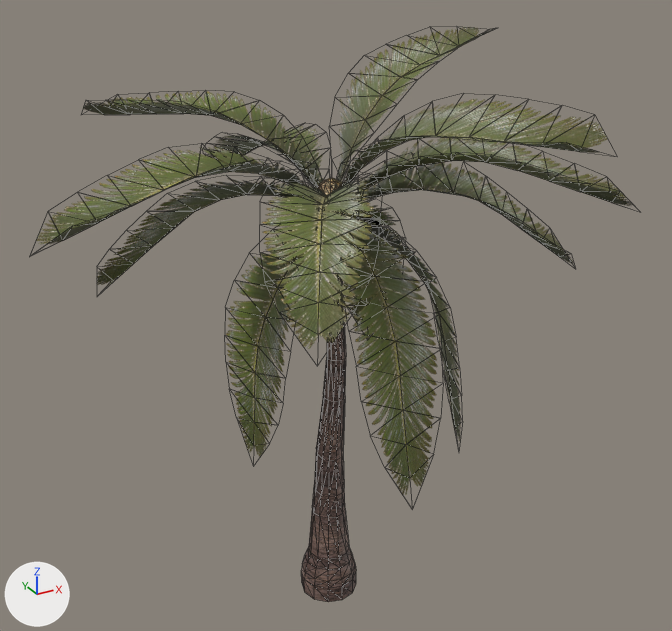
The FBX model Projects/Terra Firma/Assets/Gameplay/PalmTree/PalmTree.fbx as it was, and as the next commit left it.
The view is the same before and after, from a camera (50 mm lens) standing at (-2.2, -4.08, 3.82) and looking at (0.06, 0.03, 1.77). Lighting does not change. The marker at lower left points along +X, +Y and +Z. Mesh edges are drawn as thin lines. Where no turn or scale is listed for an object, it has been applied to the vertices. Vertices at the same position are counted once.

Objects in the first picture: 'pasted__pCylinder2'.
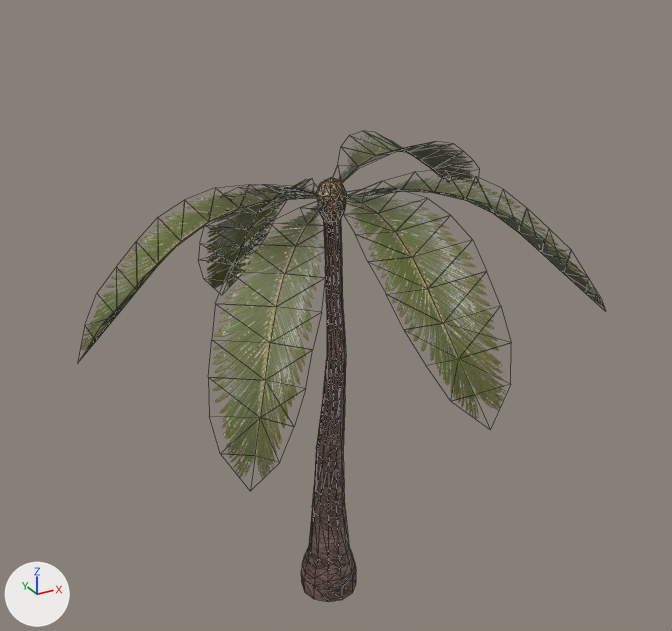
Commit message: TF: fixed transparency of palm tree leaves.

The edits, one by one:
Material 'pasted__lambert4.005' (mat_pasted__lambert4_005) is new.
Its texture is img_palm_tree_albedo_tga (with its transparency).
Its roughness is 0.553.
Material 'pasted__lambert4.006' (mat_pasted__lambert4_006) is new.
Its texture is img_palm_tree_albedo_tga (with its transparency).
Its roughness is 0.553.
Material 'pasted__lambert4.003' (mat_pasted__lambert4_003) is new.
Its texture is img_palm_tree_albedo_tga (with its transparency).
Its roughness is 0.553.
Material 'pasted__lambert4.004' (mat_pasted__lambert4_004) is new.
Its texture is img_palm_tree_albedo_tga (with its transparency).
Its roughness is 0.553.
Material 'pasted__lambert4.007' (mat_pasted__lambert4_007) is new.
Its texture is img_palm_tree_albedo_tga (with its transparency).
Its roughness is 0.553.
me_mesh_022 is used by ob_pasted__pcylinder2; location (0.0, 0.0, 0.0).
me_mesh_022 had 727 vertices, 1356 faces and spanned x -1.55..1.45, y -1.42..1.51, z -0.02..3.22.
me_mesh_022 now has 214 vertices, 414 faces and spans x -0.17..0.17, y -0.17..0.17, z -0.02..2.57.
me_mesh_022 part 1: 8 loose pieces with 510 vertices, spanning x -1.55..1.45, y -1.42..1.51, z 0.91..3.22, are deleted.
me_mesh_022 no longer uses material mat_pasted__lambert4 (picture img_palm_tree_albedo_tga).
Mesh me_mesh_010 is new.
It has 40 vertices, 72 faces and spans x -0.398..0.544, y -0.414..0.496, z -0.654..0.377.
It uses material mat_pasted__lambert4_005 (picture img_palm_tree_albedo_tga).
Mesh me_mesh_011 is new.
It has 40 vertices, 72 faces and spans x -0.709..0.551, y -0.401..0.398, z -0.49..0.23.
It uses material mat_pasted__lambert4_006 (picture img_palm_tree_albedo_tga).
Mesh me_mesh_008 is new.
It has 40 vertices, 72 faces and spans x -0.265..0.257, y -0.753..0.479, z -0.628..0.346.
It uses material mat_pasted__lambert4_003 (picture img_palm_tree_albedo_tga).
Mesh me_mesh_009 is new.
It has 40 vertices, 72 faces and spans x -0.546..0.772, y -0.266..0.305, z -0.557..0.276.
It uses material mat_pasted__lambert4_004 (picture img_palm_tree_albedo_tga).
Mesh me_mesh_012 is new.
It has 40 vertices, 72 faces and spans x -0.267..0.252, y -0.622..0.812, z -0.49..0.234.
It uses material mat_pasted__lambert4_007 (picture img_palm_tree_albedo_tga).
Mesh me_mesh_007 is new.
It has 40 vertices, 72 faces and spans x -0.74..0.636, y -0.357..0.397, z -0.362..0.173.
It uses material mat_pasted__lambert4 (picture img_palm_tree_albedo_tga).
Object 'pasted__pCylinder2.004' (ob_pasted__pcylinder2_004) is new; it shows me_mesh_010.
Its location is (-0.547, -0.537, 2.104).
Object 'pasted__pCylinder2.005' (ob_pasted__pcylinder2_005) is new; it shows me_mesh_011.
Its location is (0.73, -0.463, 2.328).
Object 'pasted__pCylinder2.002' (ob_pasted__pcylinder2_002) is new; it shows me_mesh_008.
Its location is (-0.073, 0.733, 2.123).
Object 'pasted__pCylinder2.003' (ob_pasted__pcylinder2_003) is new; it shows me_mesh_009.
Its location is (-0.754, 0.143, 2.243).
Object 'pasted__pCylinder2.006' (ob_pasted__pcylinder2_006) is new; it shows me_mesh_012.
Its location is (-0.044, -0.879, 2.359).
Object 'pasted__pCylinder2.001' (ob_pasted__pcylinder2_001) is new; it shows me_mesh_007.
Its location is (0.697, 0.312, 2.491).

Pixel boxes (x1, y1, x2, y2) of what changed, in the pictures (672 x 631 px):
'pasted__pCylinder2', reshaped (91% narrower, 26% shorter)
    before: (36, 27, 633, 602)
    after: (301, 178, 356, 602)
'pasted__pCylinder2.004', added (green)
    after: (213, 202, 326, 479)
'pasted__pCylinder2.006', added (green)
    after: (337, 194, 506, 419)
'pasted__pCylinder2.003', added (green)
    after: (80, 189, 317, 357)
'pasted__pCylinder2.005', added
    after: (358, 173, 604, 306)
'pasted__pCylinder2.002', added
    after: (206, 182, 316, 289)
'pasted__pCylinder2.001', added
    after: (338, 134, 474, 183)
part 1 of me_mesh_022, deleted (green)
    before: (36, 27, 633, 495)
